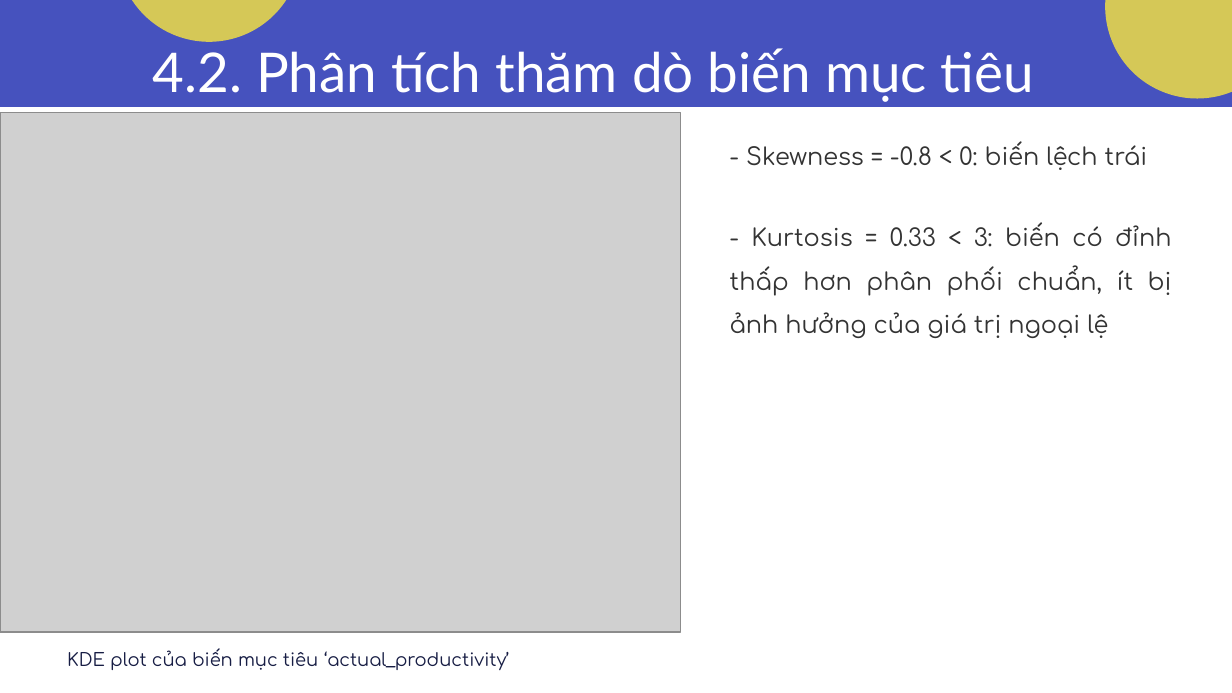
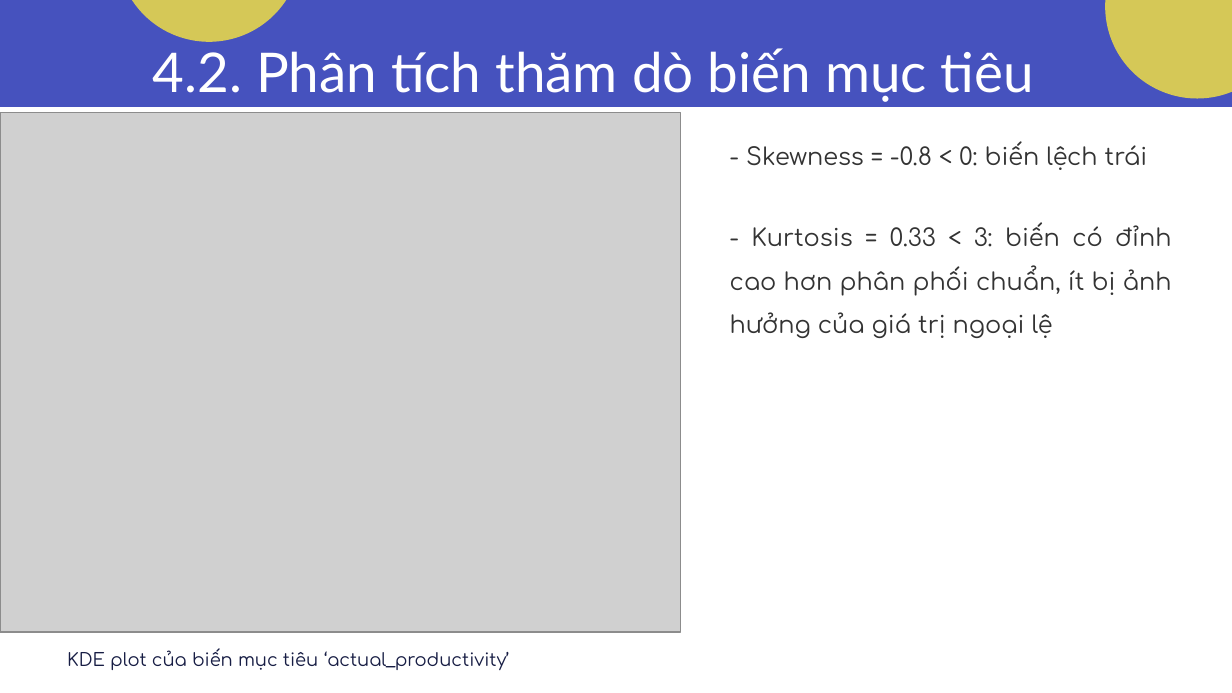
Before and after one commit to Tam1032/Garment-Employee-Productivity, a slide deck: slide 8 of Report/Slide.pptx. Drawn at 1232x693 pixels with LibreOffice and Linux fonts; fonts in the diff are those of the drawing; grey boxes stand for pictures. Boxes give left, top, right and bottom in pixels: in the first picture for what was removed or moved away, otherwise in the second. Text is boxed around its words. In the diff, an @@ line names an element or a change of style, - is before the commit and + after.

Commit message:
update slide

```diff
--- a/Report/Slide.pptx
+++ b/Report/Slide.pptx
@@ text at box(730, 222, 1172, 338): text changed @@
-- Kurtosis = 0.33 < 3: biến có đỉnh thấp hơn phân phối chuẩn, ít bị ảnh hưởng của giá trị ngoại lệ
+- Kurtosis = 0.33 < 3: biến có đỉnh cao hơn phân phối chuẩn, ít bị ảnh hưởng của giá trị ngoại lệ
```
Also in this commit, not shown: 1 other slide changed.
